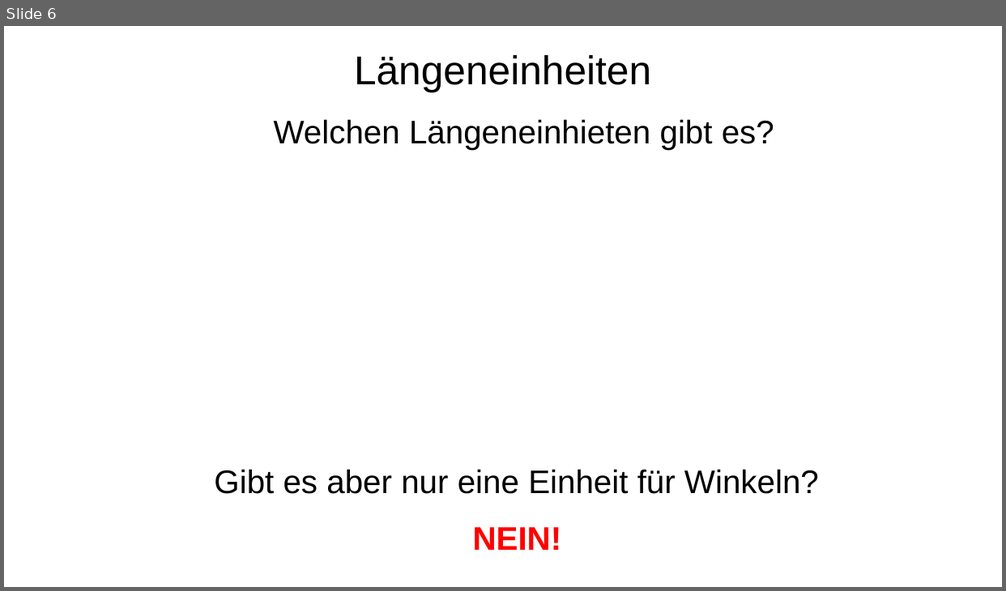
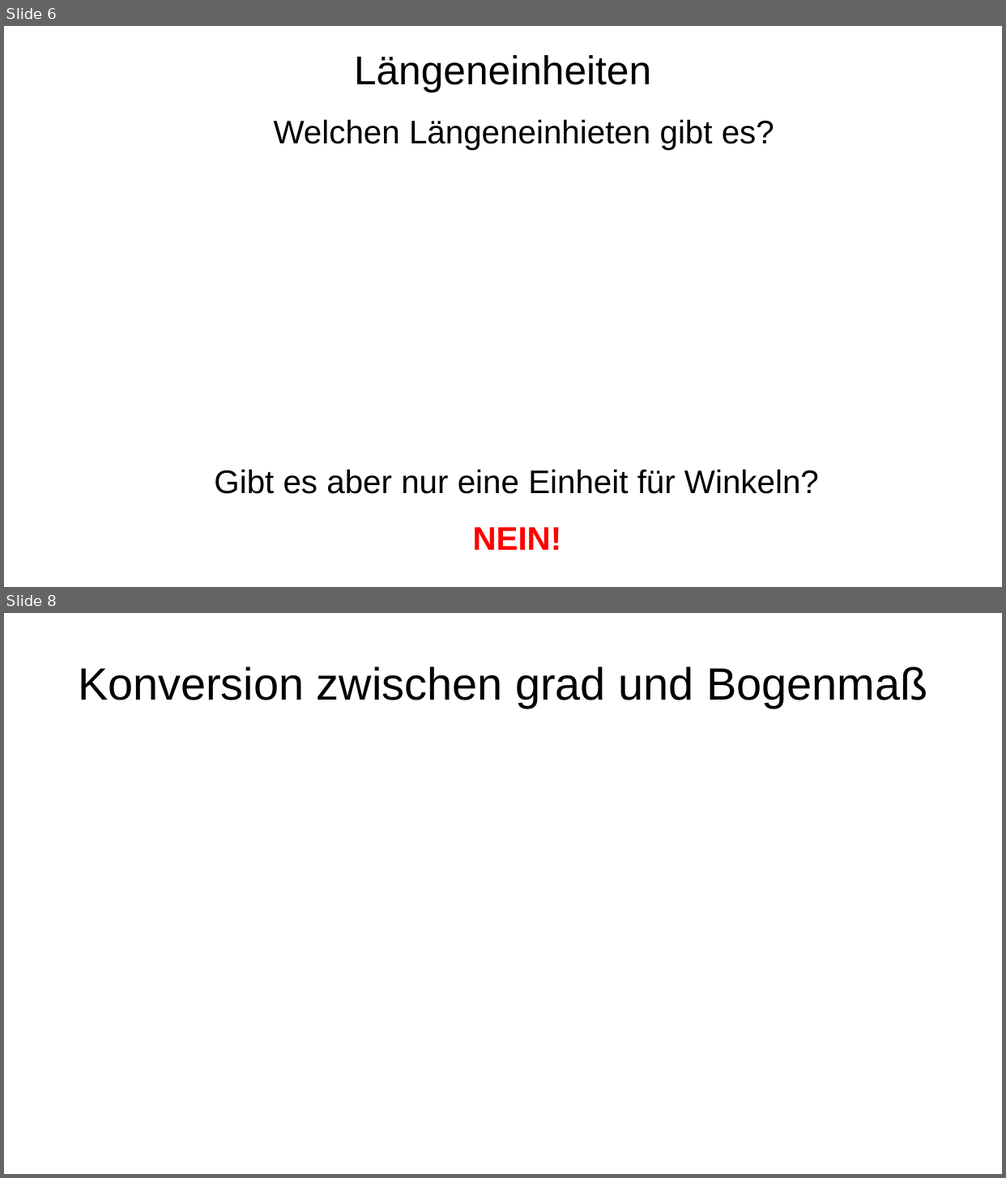
Before and after one commit to bearums/teaching, a slide deck: B5/Mathe/2024/D12/Sinus_funktion/02/pres.odp. Shown one above the other, each under a label of ours: slide 6 before the commit, slides 6 and 8 after it; the slides between them are not shown. The pictures are 1006x591 and 1006x1178 pixels, drawn with LibreOffice and Linux fonts; fonts in the diff are those of the drawing. Boxes give left, top, right and bottom in pixels: in the first picture for what was removed or moved away, otherwise in the second. Text is boxed around its words. In the diff, an @@ line names an element or a change of style, - is before the commit and + after.

```diff
--- a/B5/Mathe/2024/D12/Sinus_funktion/02/pres.odp
+++ b/B5/Mathe/2024/D12/Sinus_funktion/02/pres.odp
@@ slide 8 added at [4,613,1002,1174], background #FFFFFF @@
@@ title added at [78,666,927,708], 36 pt, text #000000 @@
+Konversion zwischen grad und Bogenmaß
```
Also in this commit, not shown: 4 other slides added, 1 slide removed, 2 other files.
